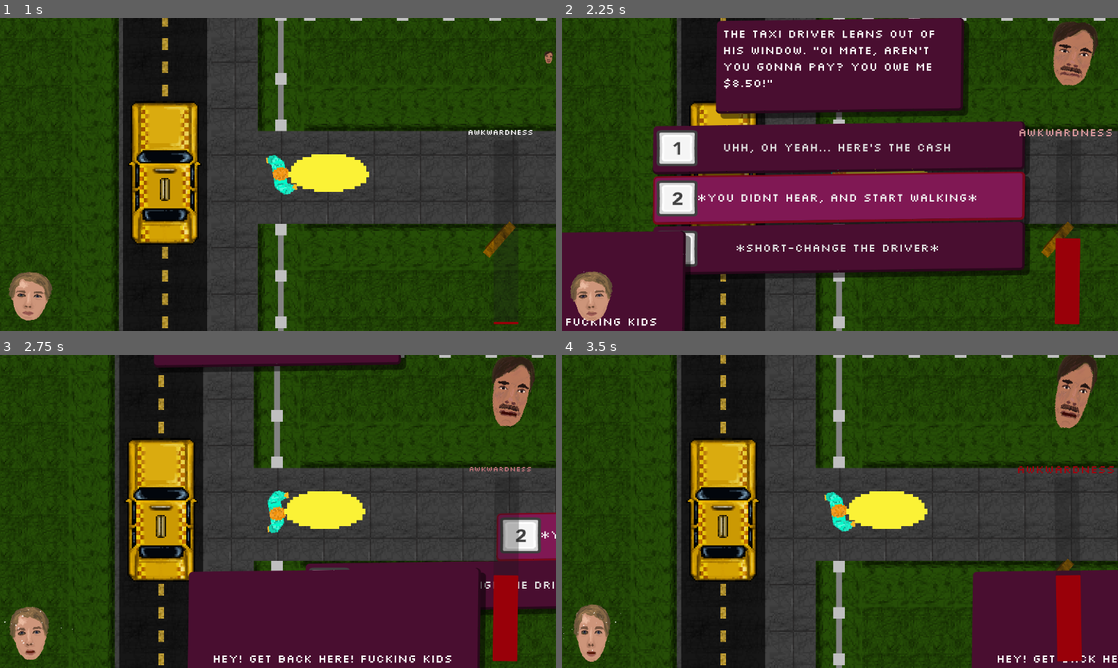
Above: before the commit, frames 1-4 (two rows, left to right).
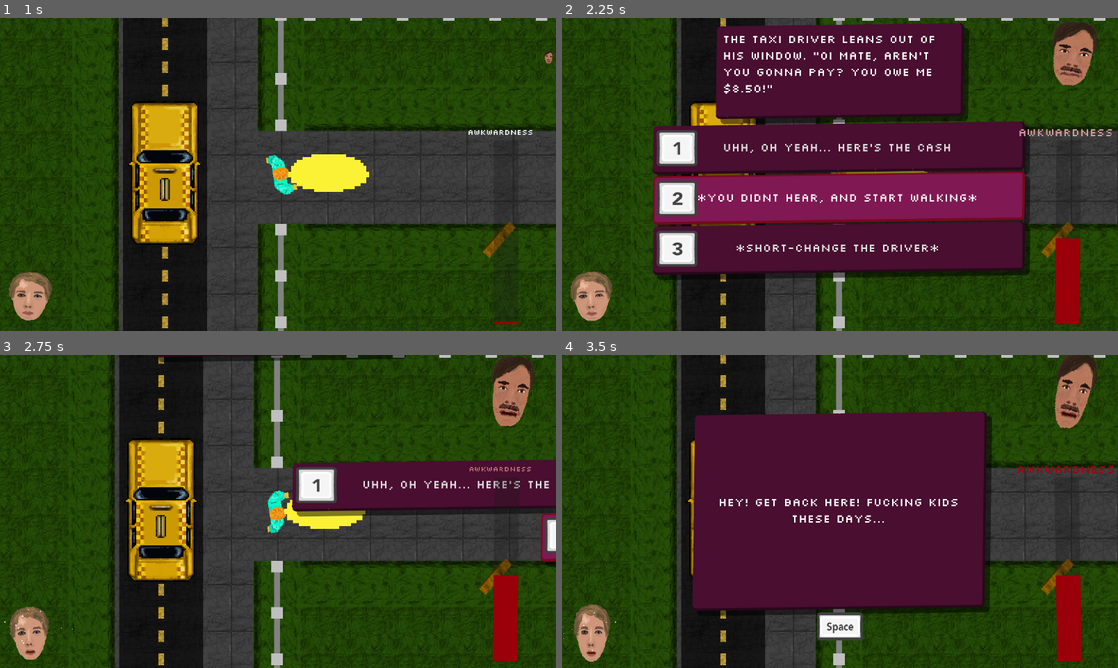
Above: after the commit, the same moments.

Repository: Jibby-Games/PizzaJam11
Game: Godot game, scene res://menu/intro.tscn
Same seed, same stepped clock (60 frames per second), same inputs: the game is played once before the commit and once after it.
Inputs (mouse positions are in pixels of both pictures, inside the frame that each line leads up to):
- Up to frame 1 (1 s): tap Enter (ui_accept) at 0.5, 0.77 s; move the mouse to (400, 158) at 0.52 s; press the mouse at (400, 158) at 0.53 s; hold D (right) from 0.53 s (still down)
- Up to frame 2 (2.25 s): move the mouse to (728, 190) at 1.27 s; release D (right) at 1.28 s; release the mouse at (728, 190) at 1.28 s; hold S (down) 1.28-2 s; click (728, 190) at 1.35 s; tap Enter (ui_accept) at 1.52 s; click "*you didnt hear, and start wa…" at 2 s
- Up to frame 3 (2.75 s): no input
- Up to frame 4 (3.5 s): move the mouse to (895, 442) at 2.77 s; press the mouse at (895, 442) at 2.78 s; hold D (right) from 2.78 s (still down)

Frame 1 is identical in both runs. In frame 2, 10% of the frame differs, in the area x 0-84%, y 0-100%; in frame 3, 30%; in frame 4, 41%, in the area x 23-100%, y 18-100%.

Commit message:
feat: better response anim

Diff:
--- a/ui/awkward_event_system.tscn
+++ b/ui/awkward_event_system.tscn
@@ -129,6 +129,18 @@
 "transitions": PackedFloat32Array(1),
 "update": 0,
 "values": [0.0]
+}
+tracks/8/type = "value"
+tracks/8/imported = false
+tracks/8/enabled = true
+tracks/8/path = NodePath("ResponseScreen:scale")
+tracks/8/interp = 1
+tracks/8/loop_wrap = true
+tracks/8/keys = {
+"times": PackedFloat32Array(0),
+"transitions": PackedFloat32Array(1),
+"update": 0,
+"values": [Vector2(1e-05, 1e-05)]
 }
 
 [sub_resource type="Animation" id="Animation_8vb36"]
@@ -233,12 +245,12 @@
 
 [sub_resource type="Animation" id="Animation_73bsn"]
 resource_name = "response"
-length = 3.0
+length = 1.5
 tracks/0/type = "value"
 tracks/0/imported = false
 tracks/0/enabled = true
 tracks/0/path = NodePath("ChoiceScreen/ScenePanel:position")
-tracks/0/interp = 1
+tracks/0/interp = 2
 tracks/0/loop_wrap = true
 tracks/0/keys = {
 "times": PackedFloat32Array(0, 0.8),
@@ -250,10 +262,10 @@
 tracks/1/imported = false
 tracks/1/enabled = true
 tracks/1/path = NodePath("ChoiceScreen/DialogueChoices/ChoiceButton1:position")
-tracks/1/interp = 1
+tracks/1/interp = 2
 tracks/1/loop_wrap = true
 tracks/1/keys = {
-"times": PackedFloat32Array(0.2, 0.6),
+"times": PackedFloat32Array(0.4, 0.8),
 "transitions": PackedFloat32Array(2, 2),
 "update": 0,
 "values": [Vector2(0, 0), Vector2(1000, 0)]
@@ -262,7 +274,7 @@
 tracks/2/imported = false
 tracks/2/enabled = true
 tracks/2/path = NodePath("ChoiceScreen/DialogueChoices/ChoiceButton2:position")
-tracks/2/interp = 1
+tracks/2/interp = 2
 tracks/2/loop_wrap = true
 tracks/2/keys = {
 "times": PackedFloat32Array(0.3, 0.7),
@@ -274,10 +286,10 @@
 tracks/3/imported = false
 tracks/3/enabled = true
 tracks/3/path = NodePath("ChoiceScreen/DialogueChoices/ChoiceButton3:position")
-tracks/3/interp = 1
+tracks/3/interp = 2
 tracks/3/loop_wrap = true
 tracks/3/keys = {
-"times": PackedFloat32Array(0.4, 0.8),
+"times": PackedFloat32Array(0.2, 0.6),
 "transitions": PackedFloat32Array(2, 2),
 "update": 0,
 "values": [Vector2(0, 208), Vector2(1000, 208)]
@@ -286,13 +298,25 @@
 tracks/4/imported = false
 tracks/4/enabled = true
 tracks/4/path = NodePath("ResponseScreen:position")
-tracks/4/interp = 1
+tracks/4/interp = 2
 tracks/4/loop_wrap = true
 tracks/4/keys = {
-"times": PackedFloat32Array(0.4, 1.1),
+"times": PackedFloat32Array(0.7, 1.4),
 "transitions": PackedFloat32Array(0.5, 0.5),
 "update": 0,
-"values": [Vector2(-1200, 0), Vector2(0, 0)]
+"values": [Vector2(496, -257), Vector2(0, 0)]
+}
+tracks/5/type = "value"
+tracks/5/imported = false
+tracks/5/enabled = true
+tracks/5/path = NodePath("ResponseScreen:scale")
+tracks/5/interp = 2
+tracks/5/loop_wrap = true
+tracks/5/keys = {
+"times": PackedFloat32Array(0.71866, 1.4),
+"transitions": PackedFloat32Array(0.5, 0.5),
+"update": 0,
+"values": [Vector2(1e-05, 1e-05), Vector2(1, 1)]
 }
 
 [sub_resource type="AnimationLibrary" id="AnimationLibrary_eop60"]
@@ -325,9 +349,9 @@
 anchors_preset = 5
 anchor_left = 0.5
 anchor_right = 0.5
-offset_left = 320.0
+offset_left = -256.0
 offset_top = 15.0
-offset_right = 832.0
+offset_right = 256.0
 offset_bottom = 207.0
 grow_horizontal = 2
 
@@ -357,7 +381,7 @@
 unique_name_in_owner = true
 custom_minimum_size = Vector2(100, 100)
 layout_mode = 2
-offset_right = 769.994
+offset_right = 769.992
 offset_bottom = 100.001
 shortcut = SubResource("Shortcut_xnhmu")
 text = "Choice 1"
@@ -382,7 +406,7 @@
 custom_minimum_size = Vector2(100, 100)
 layout_mode = 2
 offset_top = 104.0
-offset_right = 769.997
+offset_right = 769.998
 offset_bottom = 204.0
 shortcut = SubResource("Shortcut_ku5rx")
 text = "Choice 2"
@@ -407,7 +431,7 @@
 custom_minimum_size = Vector2(100, 100)
 layout_mode = 2
 offset_top = 208.0
-offset_right = 769.995
+offset_right = 769.996
 offset_bottom = 308.0
 shortcut = SubResource("Shortcut_8pypk")
 text = "Choice 3"
@@ -432,10 +456,11 @@
 anchors_preset = 15
 anchor_right = 1.0
 anchor_bottom = 1.0
-offset_right = 1152.0
-offset_bottom = 648.0
+offset_bottom = 0.00012207
 grow_horizontal = 2
 grow_vertical = 2
+scale = Vector2(1e-05, 1e-05)
+pivot_offset = Vector2(576, 324)
 
 [node name="CenterContainer" type="CenterContainer" parent="ResponseScreen"]
 layout_mode = 1
@@ -467,9 +492,9 @@
 anchors_preset = 1
 anchor_left = 1.0
 anchor_right = 1.0
-offset_left = 998.0
+offset_left = -154.0
 offset_top = 18.0
-offset_right = 1126.01
+offset_right = -25.9928
 offset_bottom = 145.999
 grow_horizontal = 0
 
